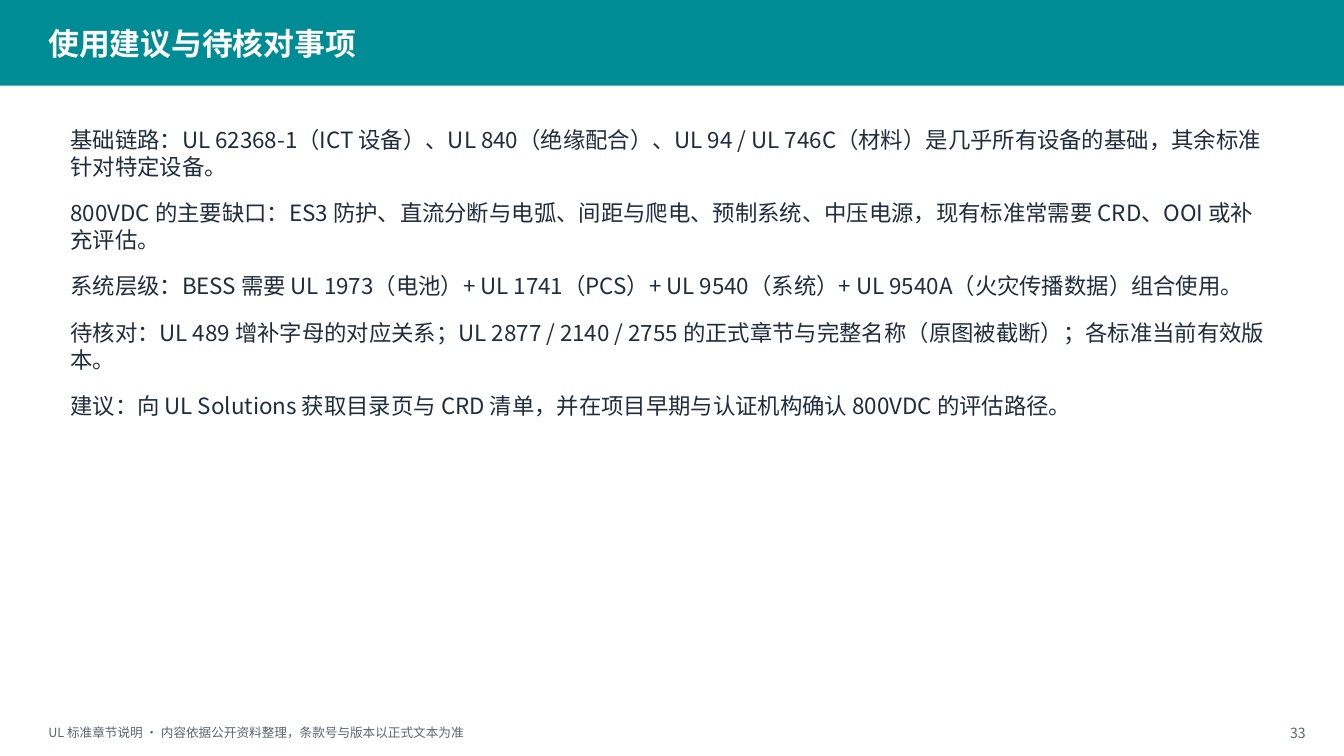
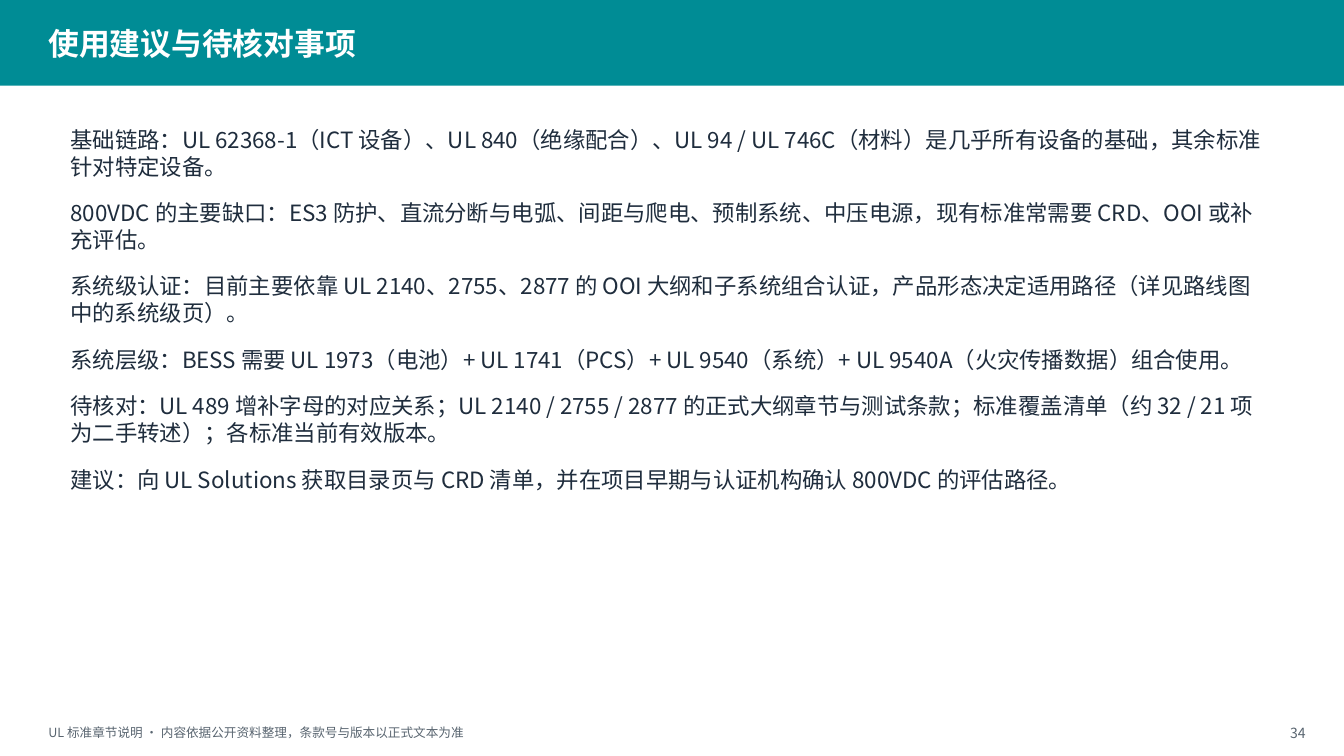
Before and after one commit to lupeisen-bit/vertiv-, a slide deck: slide 34 of ul-chapter-deck/UL标准章节内容说明.pptx (slide 33 before the commit). Drawn at 1344x756 pixels with LibreOffice and Linux fonts; fonts in the diff are those of the drawing. Boxes give left, top, right and bottom in pixels: in the first picture for what was removed or moved away, otherwise in the second. Text is boxed around its words. In the diff, an @@ line names an element or a change of style, - is before the commit and + after.

```diff
--- a/ul-chapter-deck/UL标准章节内容说明.pptx
+++ b/ul-chapter-deck/UL标准章节内容说明.pptx
@@ text at <box>70,275,1250,323</box>: paragraph added @@
+系统级认证：目前主要依靠 UL 2140、2755、2877 的 OOI 大纲和子系统组合认证，产品形态决定适用路径（详见路线图中的系统级页）。
@@ text at <box>70,395,1253,445</box>: text changed @@
-待核对：UL 489 增补字母的对应关系；UL 2877 / 2140 / 2755 的正式章节与完整名称（原图被截断）；各标准当前有效版本。
+待核对：UL 489 增补字母的对应关系；UL 2140 / 2755 / 2877 的正式大纲章节与测试条款；标准覆盖清单（约 32 / 21 项为二手转述）；各标准当前有效版本。
@@ text at <box>1290,727,1306,738</box>: text changed @@
-33
+34
```
Also in this commit, not shown: 25 other slides changed, 2 slides added, 1 slide removed, 3 other files.
